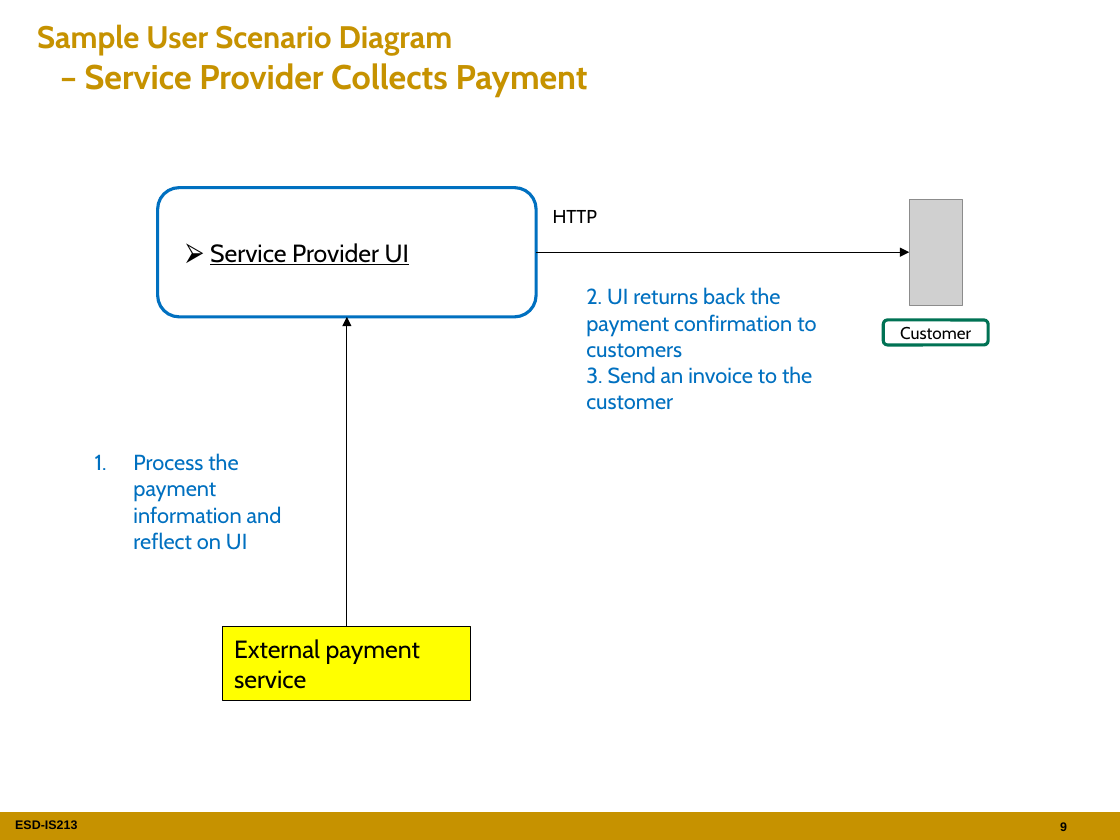
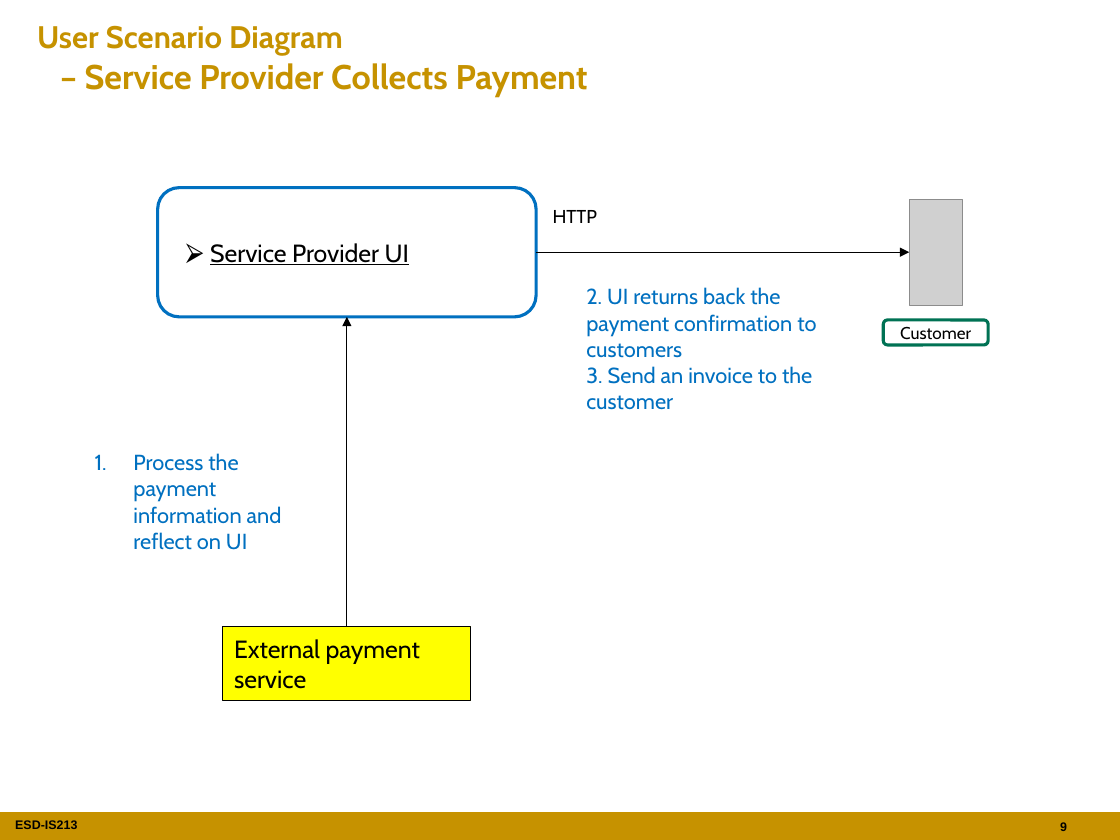
Before and after one commit to nicoonnicolas/ESD-G7T3-Production, a slide deck: slide 9 of documentations/PAWs proposal.pptx. Drawn at 1120x840 pixels with LibreOffice and Linux fonts; fonts in the diff are those of the drawing; grey boxes stand for pictures; background and template pictures are left out. Boxes give left, top, right and bottom in pixels: in the first picture for what was removed or moved away, otherwise in the second. Text is boxed around its words. In the diff, an @@ line names an element or a change of style, - is before the commit and + after.

Commit message:
Update PAWs proposal.pptx
Changed the slides on User Creates Booking

```diff
--- a/documentations/PAWs proposal.pptx
+++ b/documentations/PAWs proposal.pptx
@@ title at [37,25,588,98]: text changed @@
-Sample User Scenario Diagram
-– Service Provider Collects Payment
+User Scenario Diagram
+– Service Provider Collects Payment
```
Also in this commit, not shown: 2 other slides changed.
